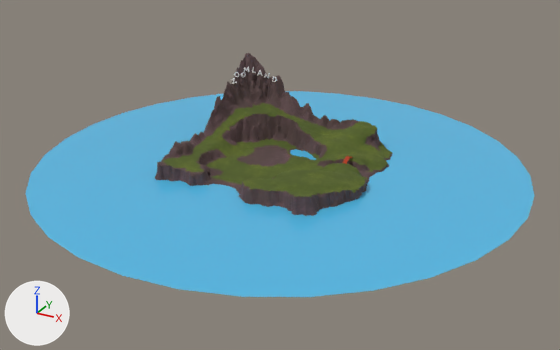
One commit to the glTF model public/assets/models/Landscape.glb: the scene before it, then after it.
The view is the same before and after, from a 50 mm camera at (33.0, -60.1, 29.0) aimed at (0.8, -1.5, -0.3). Lighting does not change. The marker at lower left points along +X, +Y and +Z. Where no turn or scale is listed for an object, it has been applied to the vertices.

Objects in the first picture: 'Map', 'Ocean'.
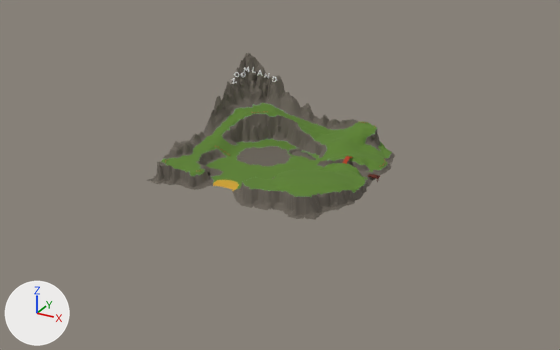
Pixel boxes (x1, y1, x2, y2) of what changed, in the pictures (560 x 350 px):
'Ocean', deleted (blue): before (25, 91, 534, 297)
'Map', surface changed: (146, 53, 395, 220) in both
'Harbor', added: after (368, 174, 380, 182)

The change, as a list of edits to the scene's bpy script:
```text
Add img_baked_3k:
    img_baked_3k = load_image('Baked_3K', '_unpacked/Baked_3K', 3072, 3072, 'sRGB')
Change mat_land:
    mat_land.texture: img_bakedland -> img_baked_3k
Add mat_harbor:
    mat_harbor = bpy.data.materials.new('Harbor')
    mat_harbor.use_nodes = True; mat_harbor.node_tree.nodes.clear()
    _N = mat_harbor.node_tree.nodes; _L = mat_harbor.node_tree.links
    n0 = _N.new('ShaderNodeBsdfPrincipled'); n0.name = 'Principled BSDF'
    n0.inputs[1].default_value = 1.0  # 'Metallic'
    n0.inputs[2].default_value = 1.0  # 'Roughness'
    n1 = _N.new('ShaderNodeOutputMaterial'); n1.name = 'Material Output'
    n2 = _N.new('ShaderNodeVertexColor'); n2.name = 'Color Attribute'
    _L.new(n0.outputs[0], n1.inputs[0])  # 'BSDF' to 'Surface'
    _L.new(n2.outputs[0], n0.inputs[0])  # 'Color' to 'Base Color'
Add me_plane_014:
    me_plane_014.from_pydata(...)  # 144 vertices, 224 faces; spans x -0.648..0.447, y -0.327..0.334, z -0.41..0.101
    me_plane_014.materials.append(mat_harbor)
Remove ob_ocean:
    ob_ocean = bpy.data.objects.new('Ocean', me_circle)
    ob_ocean.location = (0.0, 0.0, 0.04)
Add ob_harbor:
    ob_harbor = bpy.data.objects.new('Harbor', me_plane_014)
    ob_harbor.location = (9.12, 1.45, 0.12)
```
